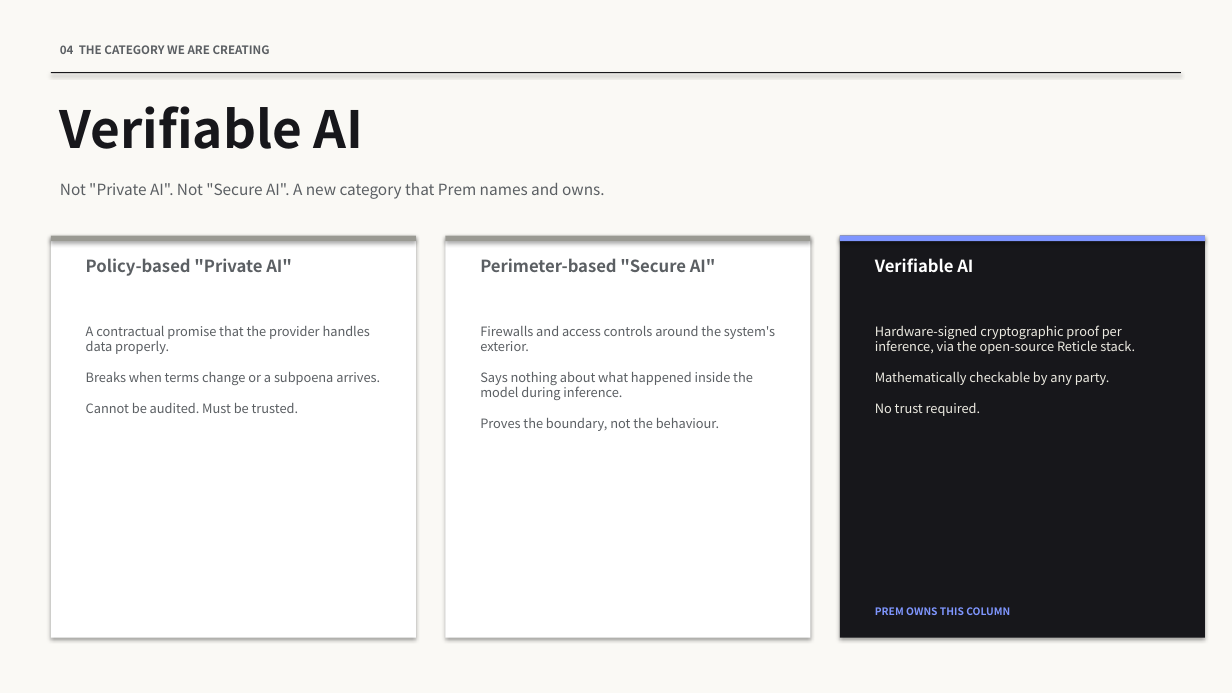
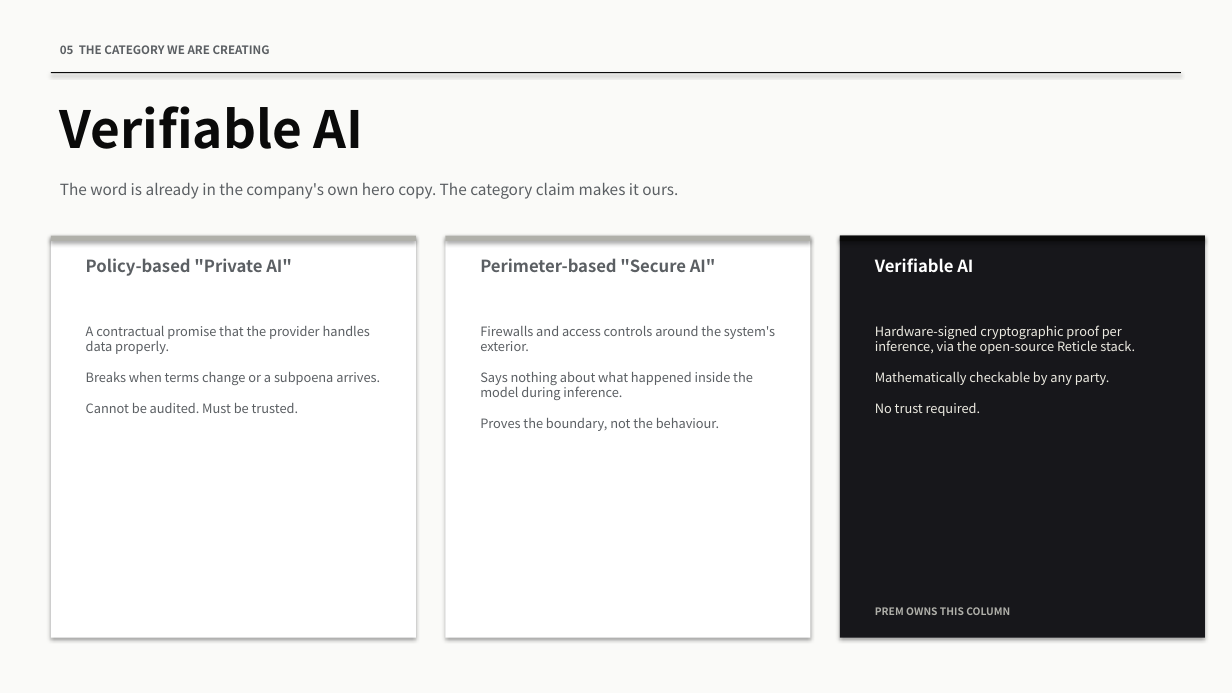
Before and after one commit to ai-luminati-collab/Cadence-Architecture-Deck, a slide deck: slide 7 of PremAI-Fluso-Brand-Bible.pptx (slide 6 before the commit). Drawn at 1232x693 pixels with LibreOffice and Linux fonts; fonts in the diff are those of the drawing. Boxes give left, top, right and bottom in pixels: in the first picture for what was removed or moved away, otherwise in the second. Text is boxed around its words. In the diff, an @@ line names an element or a change of style, - is before the commit and + after.

```diff
--- a/PremAI-Fluso-Brand-Bible.pptx
+++ b/PremAI-Fluso-Brand-Bible.pptx
@@ rectangle at box(0, 0, 1232, 693): fill #FAF9F5 to #FAFAF8 @@
@@ text at box(60, 45, 270, 54): text changed @@
-04 THE CATEGORY WE ARE CREATING
+05 THE CATEGORY WE ARE CREATING
@@ rectangle at box(51, 72, 1181, 73): fill #17171B to #0A0A0A @@
@@ text "Verifiable AI" at box(60, 106, 364, 149): text colour #17171B to #0A0A0A @@
@@ text at box(60, 183, 678, 199): text changed @@
-Not "Private AI". Not "Secure AI". A new category that Prem names and owns.
+The word is already in the company's own hero copy. The category claim makes it ours.
@@ rectangle at box(51, 236, 416, 241): fill #9A9A93 to #B0B0AA @@
@@ rectangle at box(445, 236, 811, 241): fill #9A9A93 to #B0B0AA @@
@@ rectangle at box(840, 236, 1205, 241): fill #7F96FF to #0A0A0A @@
@@ text "PREM OWNS THIS COLUMN" at box(875, 607, 1010, 615): text colour #7F96FF to #B0B0AA @@
```
Also in this commit, not shown: 21 other slides changed, 3 slides added, 2 slides removed, 1 other file.
